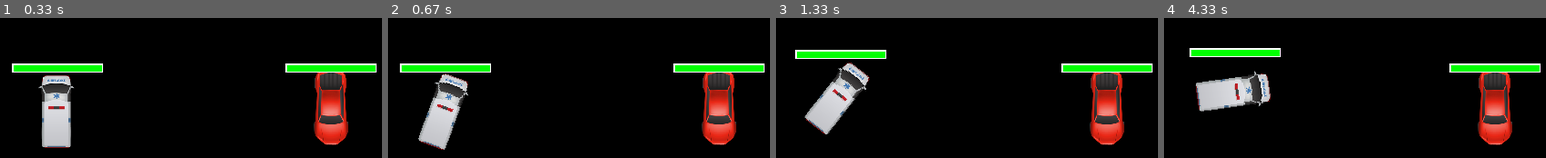
Above: before the commit, frames 1-4 (left to right).
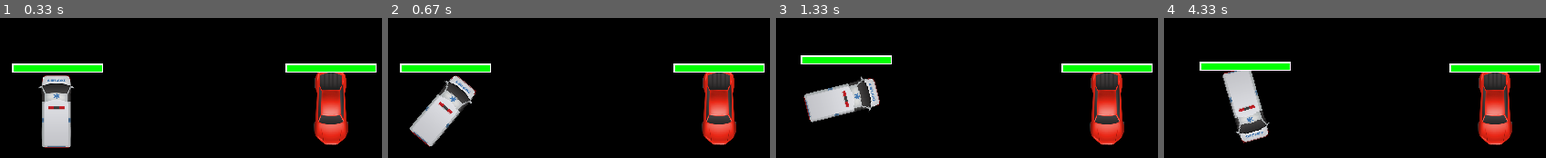
Above: after the commit, the same moments.

Repository: vhawley/paradigms-final
Game: pygame game, started from pygamefinal.py
Two runs of this game, one before a commit and one after it. Both use one fixed random seed, a clock stepped at 60 frames per second and the inputs below. The source is Python 2; it was converted automatically to run under Python 3.
Inputs:
- Up to frame 1 (0.33 s): no input
- Up to frame 2 (0.67 s): hold Right from 0.33 s (still down)
- Up to frame 3 (1.33 s): release Right at 0.8 s; hold Up 0.83-1.13 s; hold Right from 1.17 s (still down)
- Up to frame 4 (4.33 s): release Right at 1.63 s; hold Left 1.67-2.2 s; hold Down 2.23-2.53 s; hold Left 2.57-2.97 s; hold Up 3-3.37 s; hold Right 3.4-4.03 s; hold Down from 4.07 s (still down)

Frame 1 is identical in both runs. In frame 2, 2.6% of the frame differs, in the area x 5-24%, y 39-95%; in frame 3, 6.2%; in frame 4, 8.5%, in the area x 6-34%, y 21-90%.

Commit message:
Added collision detection (still needs improvement).

Diff:
--- a/pygamefinal.py
+++ b/pygamefinal.py
@@ -11,12 +11,14 @@
 		self.x = x
 		self.y = y
 		self.angle = angle
+		self.collisionangle = self.angle
 		self.number = number
 		self.speed = 0
 		self.acceleration = 3
 		self.maxspeed = 8
-		self.maxhealth = 10.0
+		self.maxhealth = 32.0
 		self.health = self.maxhealth
+		self.hit = 0
 
 		self.baseimage = pygame.transform.scale(pygame.image.load("cars/" + gs.cars[self.number]),(100,100))
 		self.image = pygame.transform.rotate(self.baseimage, self.angle + 90)
@@ -25,59 +27,113 @@
 		self.rect = self.rect.move(self.rect.width / -2, self.rect.height / -2)
 
 	def tick(self):
-		if (gs.keysheld[self.number][K_UP] == 1): #accelerate forward
-			if (self.speed < 0):
-				self.speed = min(self.speed + 2 * float(self.acceleration) / float(gs.tickrate), 0)
-			elif (self.speed >= 0):
-				self.speed = min(self.speed + float(self.acceleration) / float(gs.tickrate), self.maxspeed)
-		if (gs.keysheld[self.number][K_DOWN] == 1): #brakes/reverse
+		if (self.hit == 1):
+			self.speed = self.speed - 0.75 * float(self.acceleration) / float(gs.tickrate)
 			if (self.speed <= 0):
-				self.speed = max(self.speed - float(self.acceleration) / float(gs.tickrate), -1 * self.maxspeed)
-			elif (self.speed > 0):
-				self.speed = max(self.speed - 2 * float(self.acceleration) / float(gs.tickrate), 0)
-		elif (gs.keysheld[self.number][K_UP] == 0): #slow down
-			if (self.speed < 0):
-				self.speed = min(self.speed + 0.75 * float(self.acceleration) / float(gs.tickrate), 0)
-			elif (self.speed > 0):
-				self.speed = max(self.speed - 0.75 * float(self.acceleration) / float(gs.tickrate), 0)
-		if (gs.keysheld[self.number][K_LEFT] == 1): #turn left
-			if (self.speed >= 0):
-				self.angle = self.angle + 1
-			else:
-				self.angle = self.angle - 1
-			self.image = pygame.transform.rotate(self.baseimage, self.angle + 90)
-
-		if (gs.keysheld[self.number][K_RIGHT] == 1): #turn right
-			if (self.speed >= 0):
-				self.angle = self.angle - 1
-			else:
-				self.angle = self.angle + 1
-			self.image = pygame.transform.rotate(self.baseimage, self.angle + 90)
-		newwidth, newheight = self.image.get_rect().width, self.image.get_rect().height
-		self.rect = self.image.get_rect().move(self.x + newwidth/-2, self.y + newheight/-2)
-		deltax = self.speed * -1 * cos(radians(self.angle))
-		deltay = self.speed * sin(radians(self.angle))
-		if (not (self.x + deltax > gs.width - 20 or self.x + deltax < 20)):
-			self.x = self.x + deltax
-			self.rect = self.rect.move(deltax, 0)
-		if (not (self.y + deltay > gs.height - 20 or self.y + deltay < 20)):
-			self.y = self.y + deltay
-			self.rect = self.rect.move(0, deltay)
+				self.hit = 0
+			deltax = self.speed * -1 * cos(radians(self.collisionangle))
+			deltay = self.speed * sin(radians(self.collisionangle))
+			if (not (self.x + deltax > gs.width - 20 or self.x + deltax < 20)):
+				self.x = self.x + deltax
+				if (gs.debug == 0):
+					self.rect = self.rect.move(deltax, 0)
+			if (not (self.y + deltay > gs.height - 20 or self.y + deltay < 20)):
+				self.y = self.y + deltay
+				if (gs.debug == 0):
+					self.rect = self.rect.move(0, deltay)
+			newwidth, newheight = self.image.get_rect().width, self.image.get_rect().height
+			self.rect = self.image.get_rect().move(self.x + newwidth/-2, self.y + newheight/-2)
+		else:
+			if (gs.keysheld[self.number][K_UP] == 1): #accelerate forward
+				if (self.speed < 0):
+					self.speed = min(self.speed + 2 * float(self.acceleration) / float(gs.tickrate), 0)
+				elif (self.speed >= 0):
+					self.speed = min(self.speed + float(self.acceleration) / float(gs.tickrate), self.maxspeed)
+			if (gs.keysheld[self.number][K_DOWN] == 1): #brakes/reverse
+				if (self.speed <= 0):
+					self.speed = max(self.speed - float(self.acceleration) / float(gs.tickrate), -1 * self.maxspeed)
+				elif (self.speed > 0):
+					self.speed = max(self.speed - 2 * float(self.acceleration) / float(gs.tickrate), 0)
+			elif (gs.keysheld[self.number][K_UP] == 0): #slow down
+				if (self.speed < 0):
+					self.speed = min(self.speed + 0.75 * float(self.acceleration) / float(gs.tickrate), 0)
+				elif (self.speed > 0):
+					self.speed = max(self.speed - 0.75 * float(self.acceleration) / float(gs.tickrate), 0)
+			if (gs.keysheld[self.number][K_LEFT] == 1): #turn left
+				if (self.speed >= 0):
+					self.angle = (self.angle + 2) % 360
+				else:
+					self.angle = (self.angle - 2) % 360
+				self.image = pygame.transform.rotate(self.baseimage, self.angle + 90)
+
+			if (gs.keysheld[self.number][K_RIGHT] == 1): #turn right
+				if (self.speed >= 0):
+					self.angle = (self.angle - 2) % 360
+				else:
+					self.angle = (self.angle + 2) % 360
+				self.image = pygame.transform.rotate(self.baseimage, self.angle + 90)
+			newwidth, newheight = self.image.get_rect().width, self.image.get_rect().height
+			self.rect = self.image.get_rect().move(self.x + newwidth/-2, self.y + newheight/-2)
+			deltax = self.speed * -1 * cos(radians(self.angle))
+			deltay = self.speed * sin(radians(self.angle))
+			if (not (self.x + deltax > gs.width - 20 or self.x + deltax < 20)):
+				self.x = self.x + deltax
+				if (gs.debug == 0):
+					self.rect = self.rect.move(deltax, 0)
+			if (not (self.y + deltay > gs.height - 20 or self.y + deltay < 20)):
+				self.y = self.y + deltay
+				if (gs.debug == 0):
+					self.rect = self.rect.move(0, deltay)
+
+			if (gs.debug == 1 and self.number == 0):
+				newx, newy = pygame.mouse.get_pos()
+				self.x = newx
+				self.y = newy
+				self.rect = self.image.get_rect().move(self.x + newwidth/-2, self.y + newheight/-2)
 
 class GameSpace:
-	def getDistanceDifference(self, p1, p2):
-		print "getDistanceDifference"
+	def getDistanceDifference(self, p1, p2): # returns distance between two player cars in pixels
+		dif = sqrt(pow(p1.x-p2.x,2) + pow(p1.y-p2.y,2))
+		return dif
+
+	def getAngleDifference(self, p1, p2): # returns mathematically difference of two car angles (in degrees)
+		return p1.angle - p2.angle
+
+	def getAngleOfImpact(self, p1, p2): # returns angle of straight line between two cars (in degrees)
+		return degrees(atan2(p1.y-p2.y, p1.x-p2.x))
 
 	def detectCollisions(self):
 		for i in range(0,len(self.players)-1):
 			for j in range(i+1,len(self.players)):
-				print "detectCollisions"
+				distance = self.getDistanceDifference(self.players[i],self.players[j])
+				if (distance < 75): # maximum distance difference that could be collision
+					totalspeed = abs(float(self.players[i].speed + self.players[j].speed))
+
+					if (totalspeed > 2 and self.players[i].hit == 0 and self.players[j].hit == 0):
+						self.players[i].hit = 1
+						self.players[j].hit = 1
+
+						self.players[i].collisionangle = (float(self.players[j].speed) / totalspeed) * self.players[j].angle + (float(self.players[i].speed) / totalspeed) * self.players[i].angle
+						self.players[j].collisionangle = 360 - (float(self.players[j].speed) / totalspeed) * self.players[j].angle + (float(self.players[i].speed) / totalspeed) * self.players[i].angle
+
+						self.players[i].health = self.players[i].health - max(1,abs(self.players[j].speed))
+						self.players[j].health = self.players[j].health - max(1,abs(self.players[i].speed))
+
+						self.players[i].speed = 0.5 * totalspeed
+						self.players[j].speed = 0.5 * totalspeed
+
+						closerdistance = 75 - distance
+					angledifference = self.getAngleDifference(self.players[i],self.players[j])
+					impactangle = self.getAngleOfImpact(self.players[i],self.players[j])
+					print angledifference, impactangle
+
+
 
 	def main(self):
 		# 1) basic init
 		pygame.init()
 		pygame.mixer.init()
-
+		self.debug = 0
 		self.size = self.width, self.height = 800, 600
 
 		self.black = 0, 0, 0
@@ -130,7 +186,7 @@
 			# 6) ongoing behavior
 			for player in self.players:
 				player.tick()
-
+			self.detectCollisions()
 			# get new messages from server and update player states
 
 			# 7) animation
